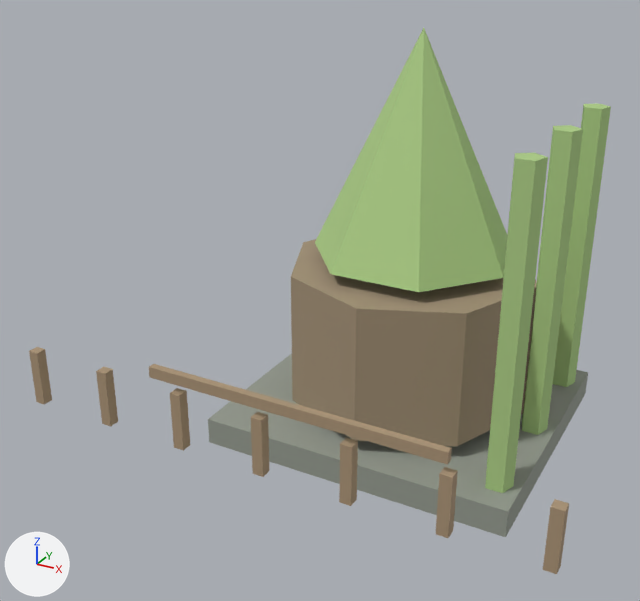
Renders of the glTF model assets/models/grove/grove_vine_warren.glb from each side of a commit.
Camera for both pictures: a camera (50 mm lens) standing at (23.2, -56.4, 37.6) and looking at (-4.1, -6.6, 12.7). The lights are fixed; the arrows at lower left show +X, +Y and +Z. The first picture is the older version. Vertices at exactly the same position are counted once.

Names of what the first picture shows: 'grove_vine_warren'.
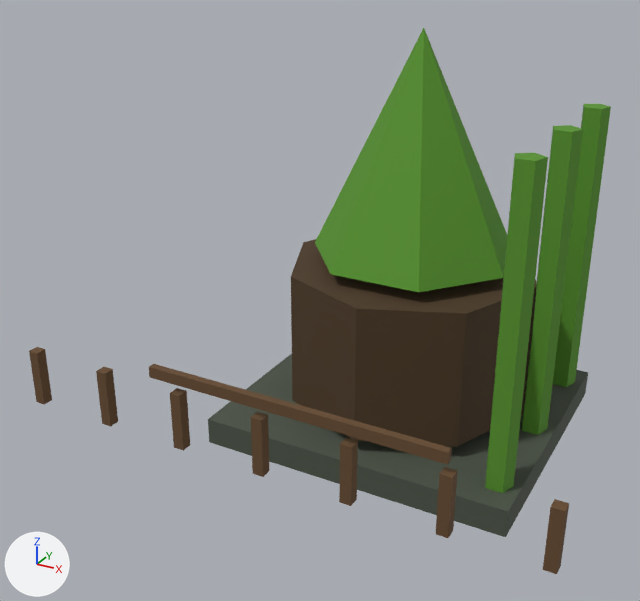
What differs and where, as boxes (x1, y1, x2, y2) in the pictures (640 x 601 px):
part 1 of me_cube, recoloured (darker): (29, 239, 588, 574) in both
part 2 of me_cube, recoloured (darker): (315, 28, 611, 493) in both

Diff of the bpy script that builds the scene:
```diff
--- a/assets/models/grove/grove_vine_warren.glb.py
+++ b/assets/models/grove/grove_vine_warren.glb.py
@@ me_cube @@
 me_cube.from_pydata(...)  # 126 vertices, 196 faces; spans x -20.4..16.4, y -18.4..10.5, z 1.0..30.6
 # used by ob_grove_vine_warren; location = (0.0, 0.0, 0.0)
+# me_cube part 1: 136 faces centred in x -20.4..16.4, y -18.4..10.5, z 1.0..14.0 are repainted in the vertex colours; the middle colour goes from beige #aa9376 to brown #664a2e
+# me_cube part 2: 60 faces centred in x -4.4..10.8, y -8.8..8.8, z 3.0..25.0 are repainted in the vertex colours; the middle colour goes from green #adce86 to green #579429
 me_cube.materials.append(mat_main)
```
